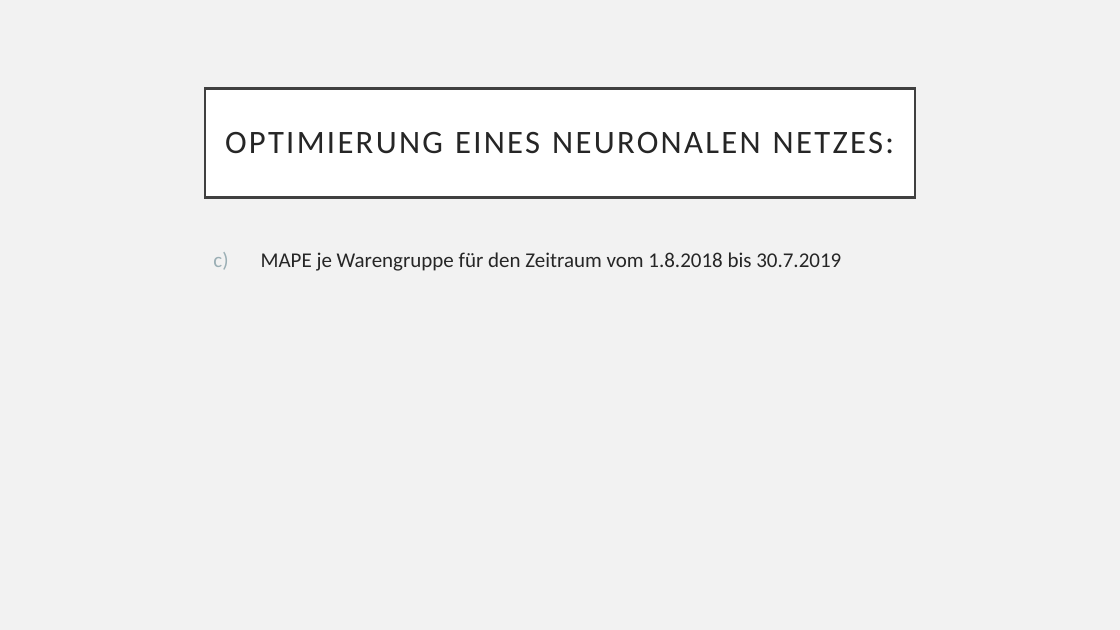
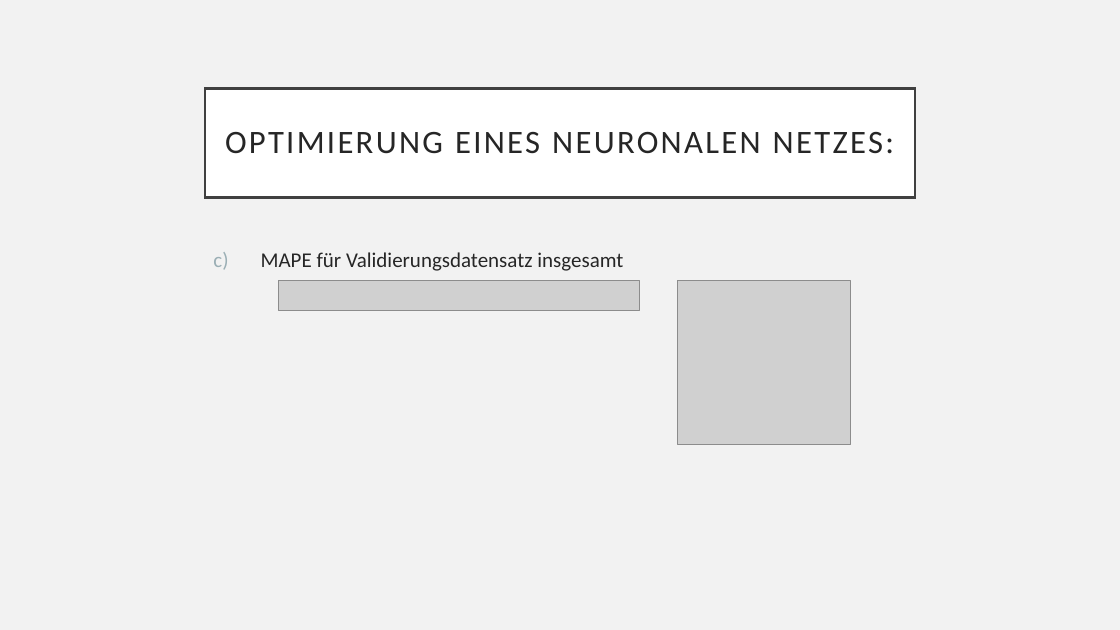
Before and after one commit to Tasinger/gruppe-2-projekt, a slide deck: slide 13 of 4_Presentation/Präsentation Gruppe 2.pptx (slide 12 before the commit). Drawn at 1120x630 pixels with LibreOffice and Linux fonts; fonts in the diff are those of the drawing; grey boxes stand for pictures. Boxes give left, top, right and bottom in pixels: in the first picture for what was removed or moved away, otherwise in the second. Text is boxed around its words. In the diff, an @@ line names an element or a change of style, - is before the commit and + after.

```diff
--- a/4_Presentation/Präsentation Gruppe 2.pptx
+++ b/4_Presentation/Präsentation Gruppe 2.pptx
@@ text at [261, 252, 623, 271]: text changed @@
-c) MAPE je Warengruppe für den Zeitraum vom 1.8.2018 bis 30.7.2019
+c) MAPE für Validierungsdatensatz insgesamt
@@ picture added at [279, 281, 640, 310] @@
@@ picture added at [677, 281, 850, 444] @@
```
Also in this commit, not shown: 5 other slides changed, 1 slide added.
